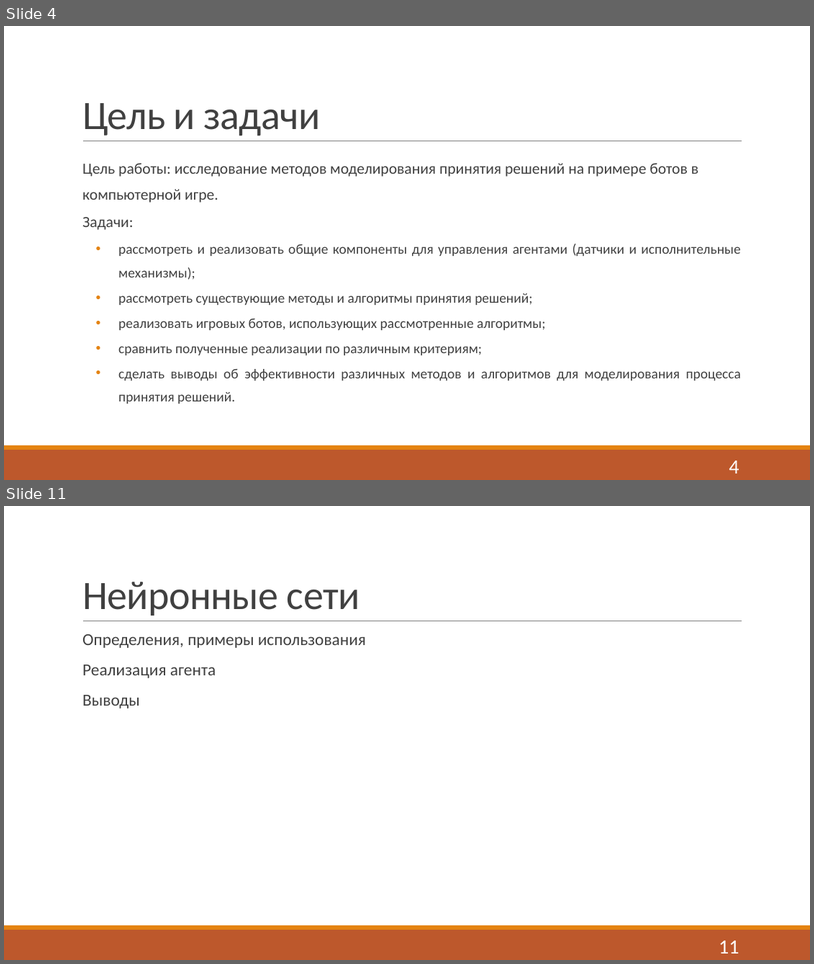
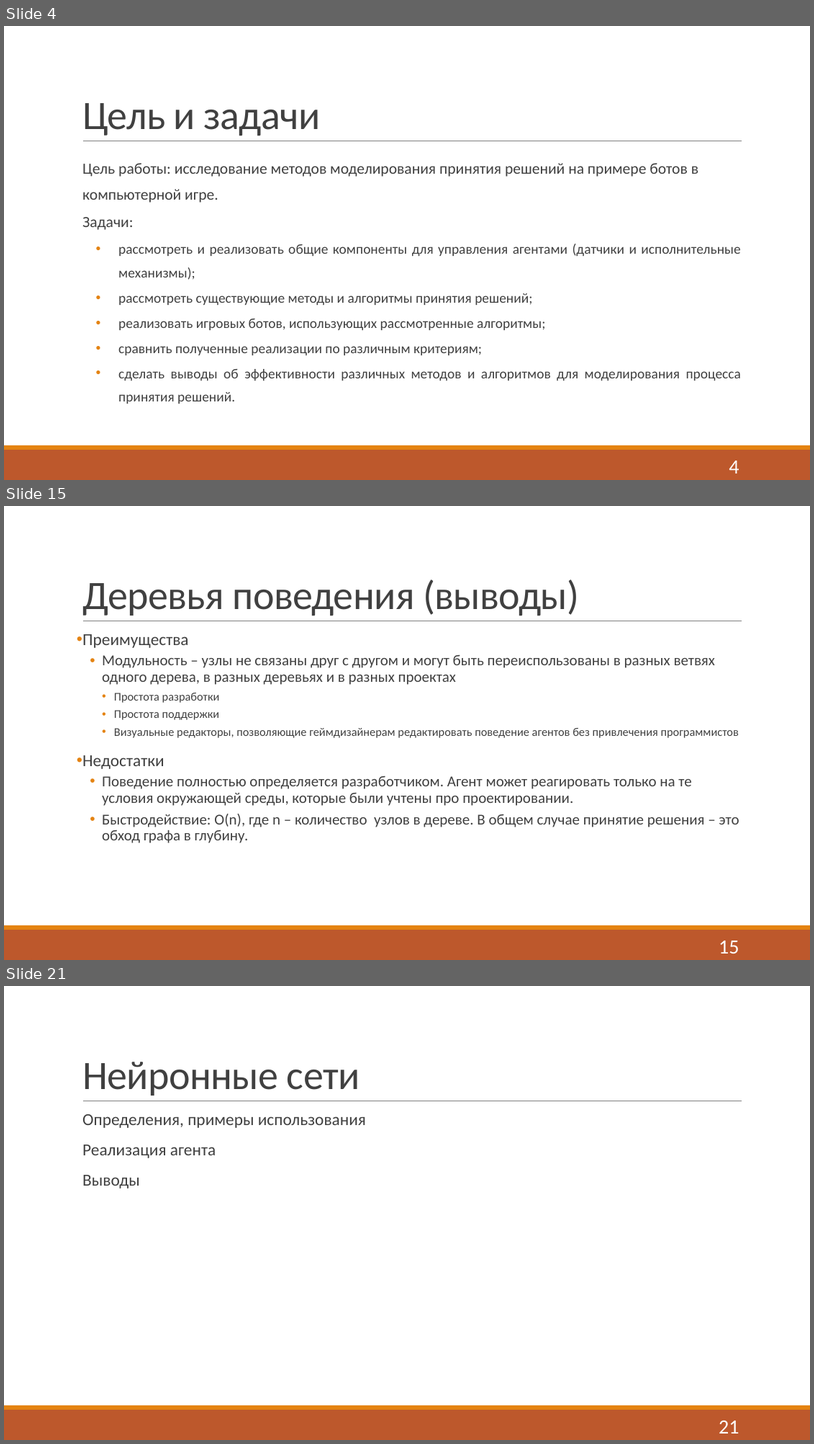
Before and after one commit to Fck-r-sns/Game_AI_thesis, a slide deck: Презентация.pptx. Shown one above the other, each under a label of ours: slides 4 and 11 before the commit, slides 4, 15 and 21 after it; the slides between them are not shown. The pictures are 814x964 and 814x1444 pixels, drawn with LibreOffice and Linux fonts; fonts in the diff are those of the drawing. Boxes give left, top, right and bottom in pixels: in the first picture for what was removed or moved away, otherwise in the second. Text is boxed around its words. In the diff, an @@ line names an element or a change of style, - is before the commit and + after.

```diff
--- a/Презентация.pptx
+++ b/Презентация.pptx
@@ slide 15 added at (4, 506, 810, 960), background #FFFFFF; not listed: 3 template elements that a slide beside it also shows @@
@@ title added at (82, 579, 579, 615), 48 pt, text #404040 @@
+Деревья поведения (выводы)
@@ text added at (82, 634, 739, 843), 18 pt, text #404040 @@
+• Преимущества
+  • Модульность – узлы не связаны друг с другом и могут быть переиспользованы в разных ветвях одного дерева, в разных деревьях и в разных проектах
+    • Простота разработки
+    • Простота поддержки
+    • Визуальные редакторы, позволяющие геймдизайнерам редактировать поведение агентов без привлечения программистов
+• Недостатки
+  • Поведение полностью определяется разработчиком. Агент может реагировать только на те условия окружающей среды, которые были учтены про проектировании.
+  • Быстродействие: O(n), где n – количество узлов в дереве. В общем случае принятие решения – это обход графа в глубину.
@@ page number added at (719, 940, 739, 953), 24 pt, text #FFFFFF @@
+15
@@ what was slide 11 is now slide 21 @@
@@ page number at (719, 1420, 739, 1433): text changed @@
-11
+21
```
Also in this commit, not shown: 6 slides changed, 15 other slides added, 2 slides removed.
